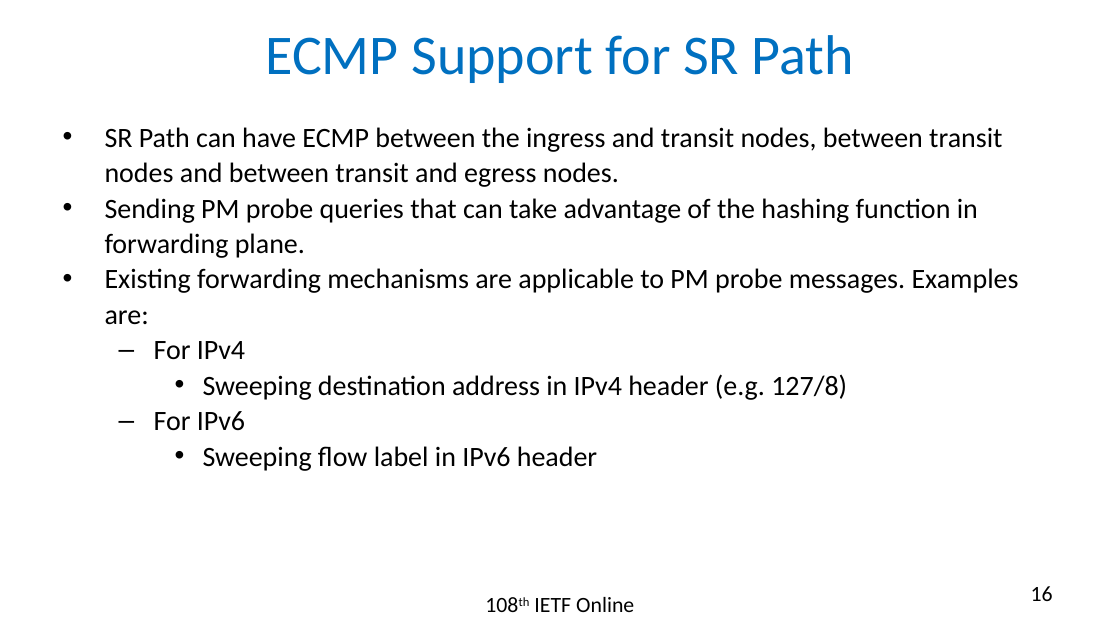
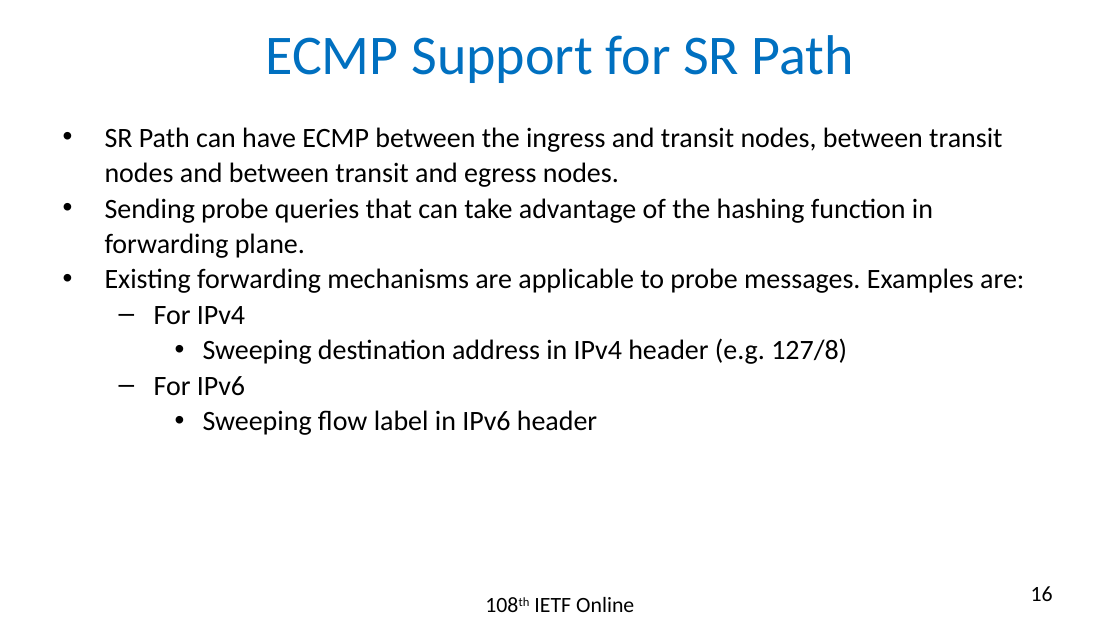
Before and after one commit to rakgandhi/ietf-slides, a slide deck: slide 16 of draft-gandhi-spring-twamp-srpm-10.pptx. Drawn at 1120x630 pixels with LibreOffice and Linux fonts; fonts in the diff are those of the drawing. Boxes give left, top, right and bottom in pixels: in the first picture for what was removed or moved away, otherwise in the second. Text is boxed around its words. In the diff, an @@ line names an element or a change of style, - is before the commit and + after.

```diff
--- a/draft-gandhi-spring-twamp-srpm-10.pptx
+++ b/draft-gandhi-spring-twamp-srpm-10.pptx
@@ text at [105,198,1024,293]: text changed @@
-• Sending PM probe queries that can take advantage of the hashing function in forwarding plane.
-• Existing forwarding mechanisms are applicable to PM probe messages. Examples are:
+• Sending probe queries that can take advantage of the hashing function in forwarding plane.
+• Existing forwarding mechanisms are applicable to probe messages. Examples are:
```
Also in this commit, not shown: 1 other file.
